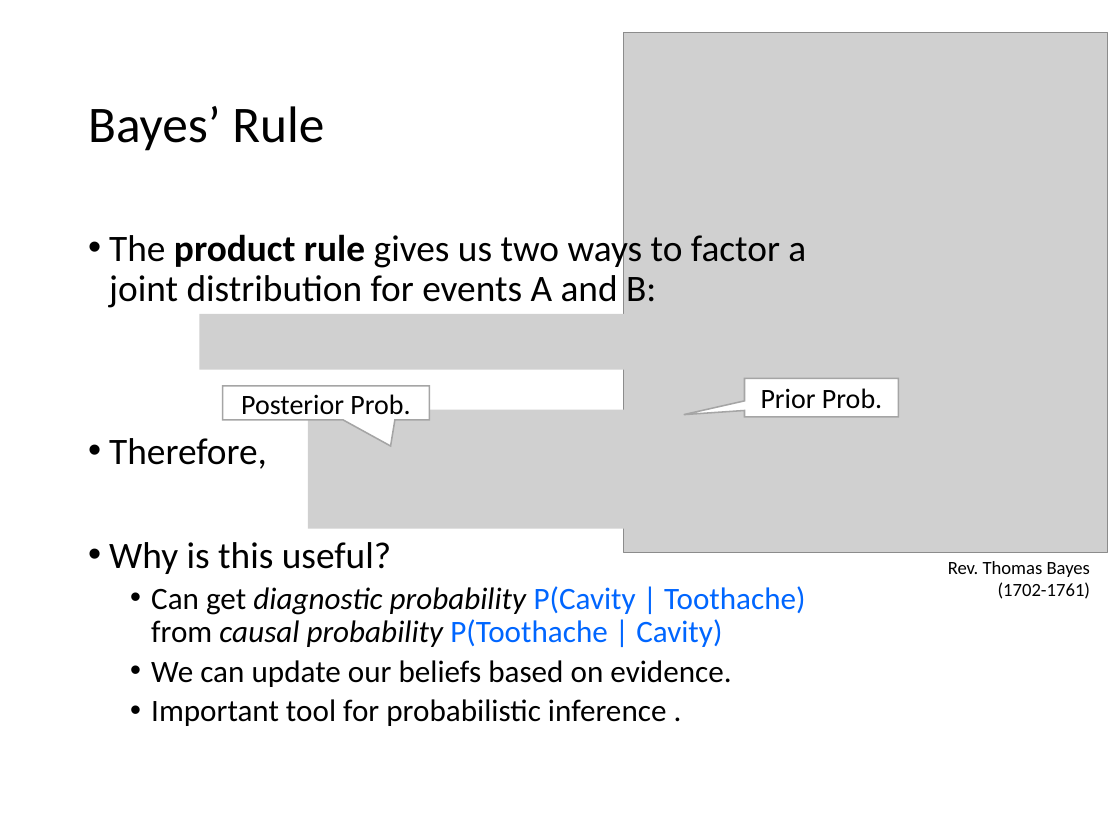
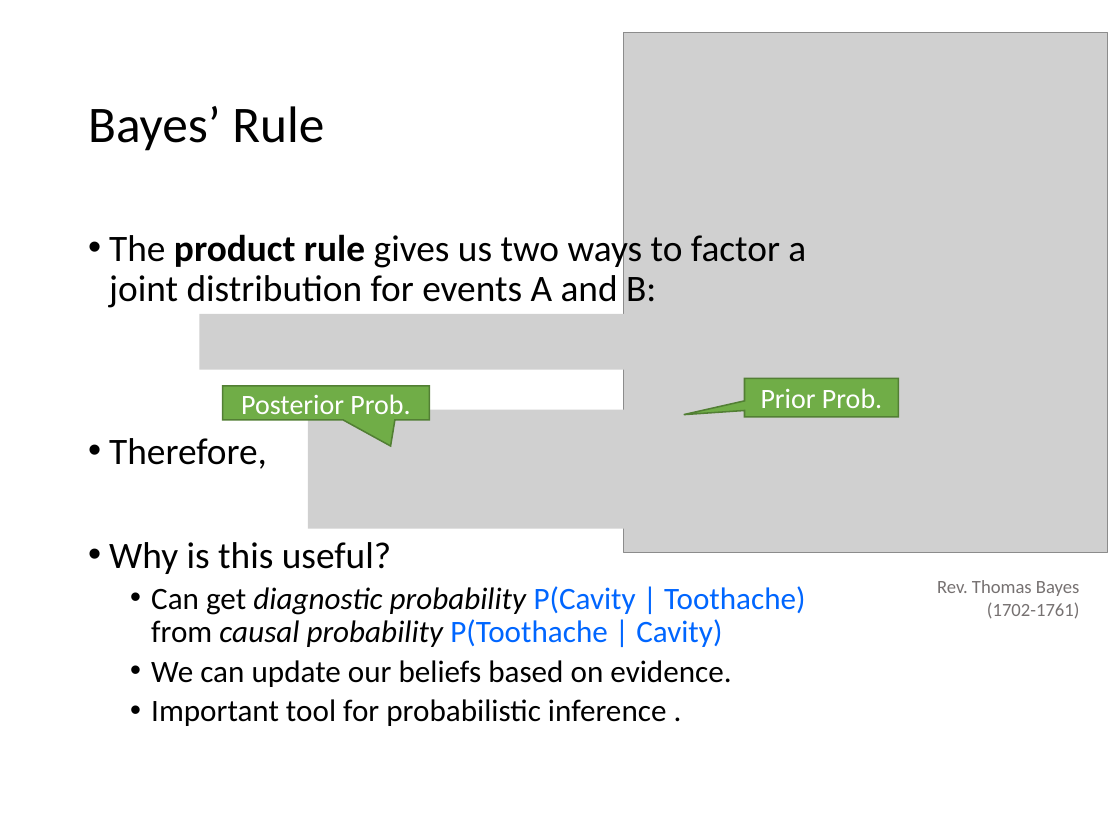
Before and after one commit to mhahsler/CS7320-AI, a slide deck: slide 22 of slides/12_uncertainty.pptx. Drawn at 1120x840 pixels with LibreOffice and Linux fonts; fonts in the diff are those of the drawing; grey boxes stand for pictures. Boxes give left, top, right and bottom in pixels: in the first picture for what was removed or moved away, otherwise in the second. Text is boxed around its words. In the diff, an @@ line names an element or a change of style, - is before the commit and + after.

```diff
--- a/slides/12_uncertainty.pptx
+++ b/slides/12_uncertainty.pptx
@@ speech box "Posterior Prob." at bbox=[223, 386, 429, 420]: text colour #000000 to #FFFFFF; fill #FFFFFF to #70AD47; outline #A5A5A5 1 pt to #538035 1 pt @@
@@ speech box "Prior Prob." at bbox=[745, 379, 898, 417]: text colour #000000 to #FFFFFF; fill #FFFFFF to #70AD47; outline #A5A5A5 1 pt to #538035 1 pt @@
@@ text "Rev. Thomas Bayes (1702-1761)": place and size @@
-text "Rev. Thomas Bayes (1702-1761)" at bbox=[948, 561, 1091, 599]
+text "Rev. Thomas Bayes (1702-1761)" at bbox=[937, 580, 1080, 619]
@@ text "Rev. Thomas Bayes (1702-1761)" at bbox=[937, 580, 1080, 619]: text colour #000000 to #767171 @@
```
Also in this commit, not shown: 14 other slides changed, 1 other file.
